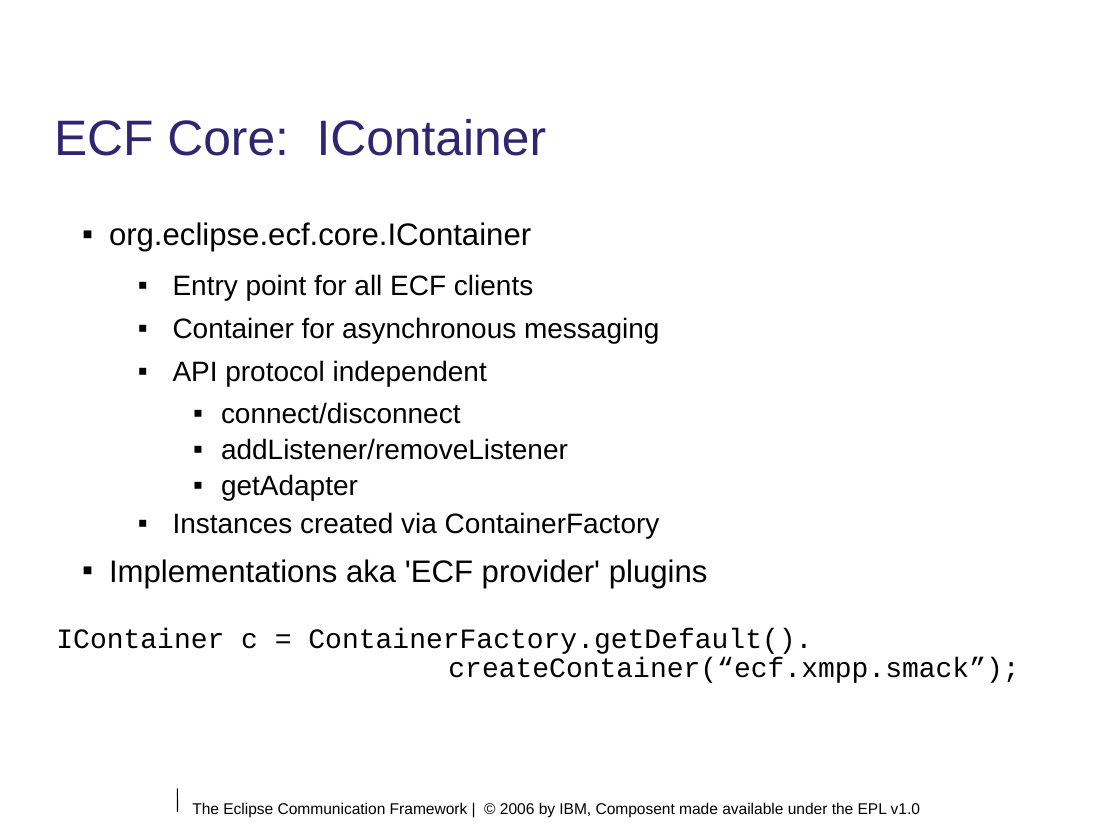
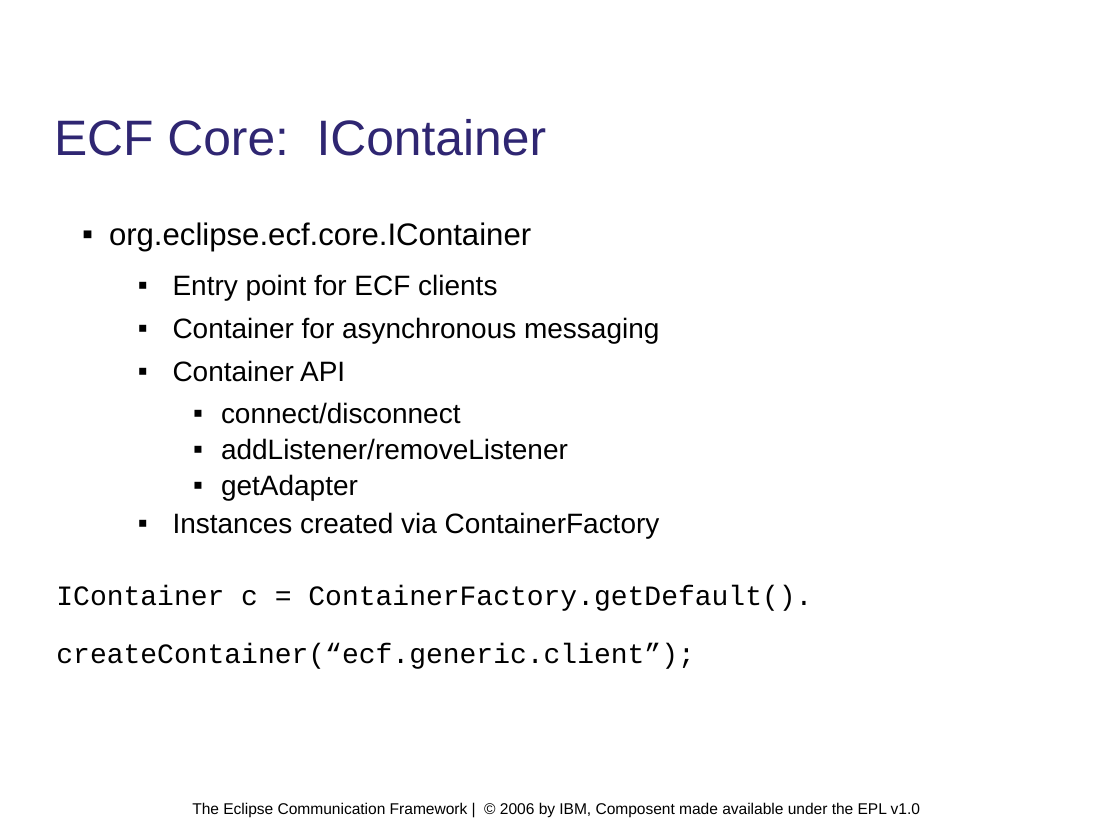
Before and after one commit to eclipse/ecf, a slide deck: slide 7 of doc/tutorials/EclipseCON 2006/module1.odp. Drawn at 1120x840 pixels with LibreOffice and Linux fonts; fonts in the diff are those of the drawing; background and template pictures are left out. Boxes give left, top, right and bottom in pixels: in the first picture for what was removed or moved away, otherwise in the second. Text is boxed around its words. In the diff, an @@ line names an element or a change of style, - is before the commit and + after.

```diff
--- a/doc/tutorials/EclipseCON 2006/module1.odp
+++ b/doc/tutorials/EclipseCON 2006/module1.odp
@@ text at box(173, 274, 497, 300): text changed @@
-  ▪ Entry point for all ECF clients
+  ▪ Entry point for ECF clients
@@ text at box(173, 360, 345, 382): text changed @@
-  ▪ API protocol independent
+  ▪ Container API
@@ text at box(109, 559, 708, 588): paragraph removed @@
-▪ Implementations aka 'ECF provider' plugins
@@ text "IContainer c = ContainerFactory.getDefault().": place and size @@
-text "IContainer c = ContainerFactory.getDefault()." at box(56, 628, 1019, 683)
+text "IContainer c = ContainerFactory.getDefault()." at box(56, 585, 812, 669)
@@ text at box(56, 643, 694, 669): text changed @@
-createContainer(“ecf.xmpp.smack”);
+createContainer(“ecf.generic.client”);
@@ line removed from (177, 788) to (178, 812) @@
```
Also in this commit, not shown: 9 other slides changed, 1 slide added, 1 slide removed, 1 other file.
